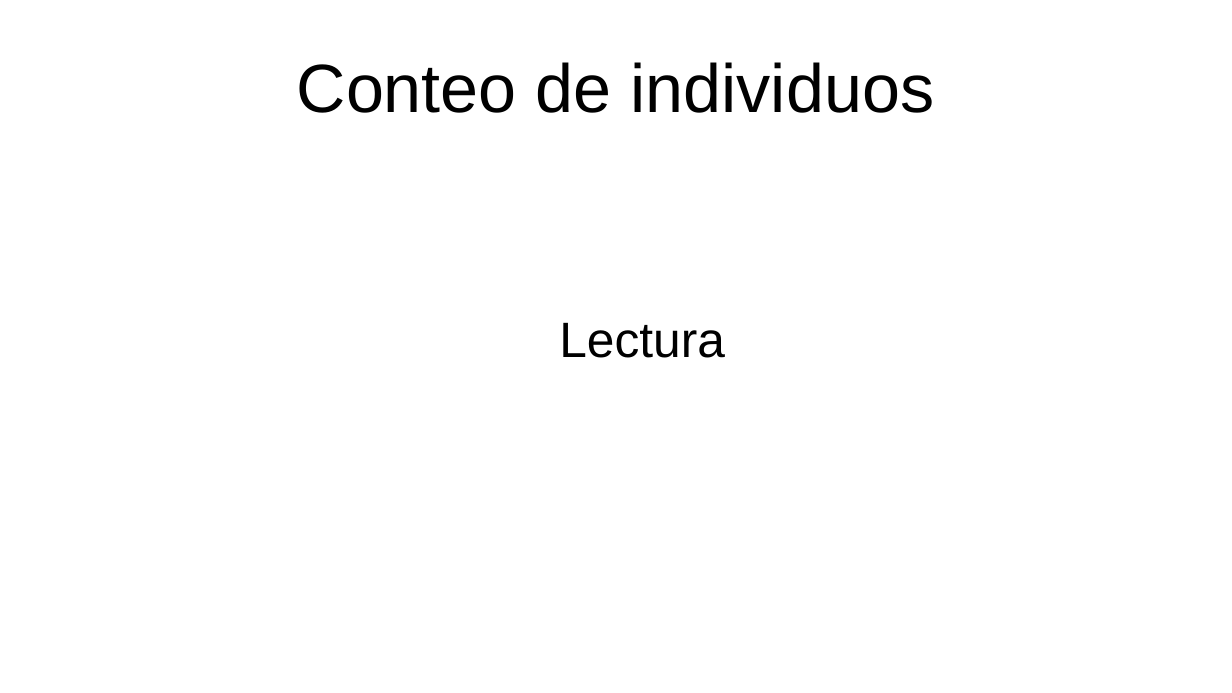
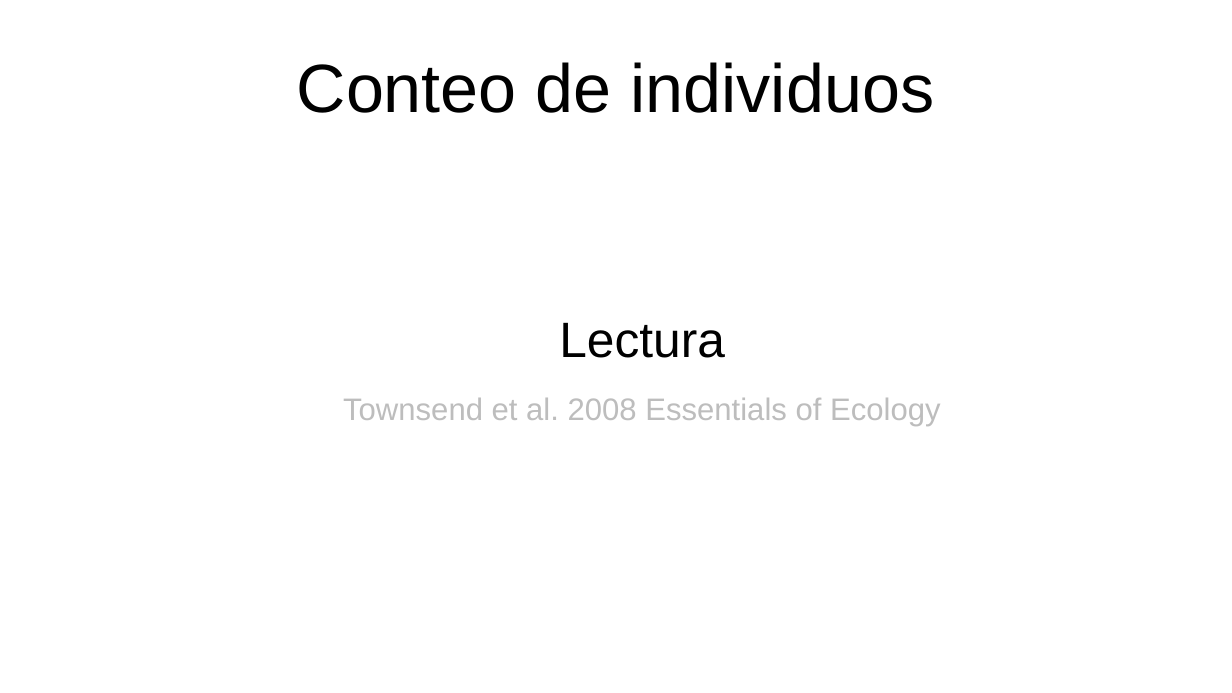
Before and after one commit to gerardommc/Ecologia-poblaciones, a slide deck: slide 10 of Unidad-1/Individuos.odp. Drawn at 1232x693 pixels with LibreOffice and Linux fonts; fonts in the diff are those of the drawing. Boxes give left, top, right and bottom in pixels: in the first picture for what was removed or moved away, otherwise in the second. Text is boxed around its words. In the diff, an @@ line names an element or a change of style, - is before the commit and + after.

```diff
--- a/Unidad-1/Individuos.odp
+++ b/Unidad-1/Individuos.odp
@@ text at [343, 398, 941, 426]: paragraph added @@
+Townsend et al. 2008 Essentials of Ecology
```
Also in this commit, not shown: 3 other files.
